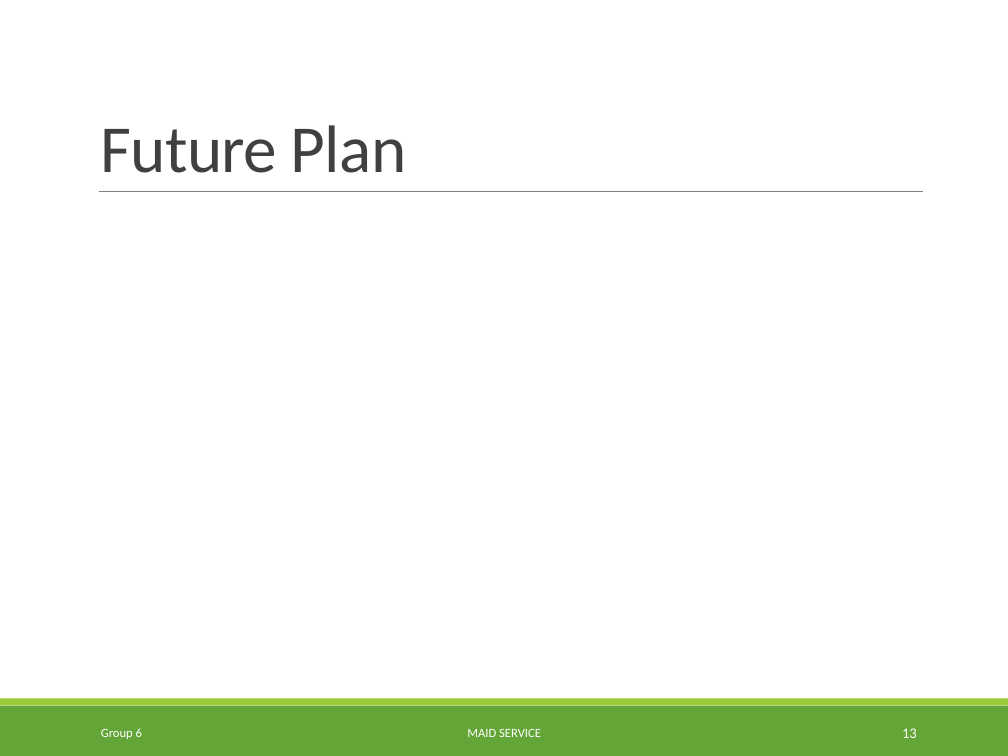
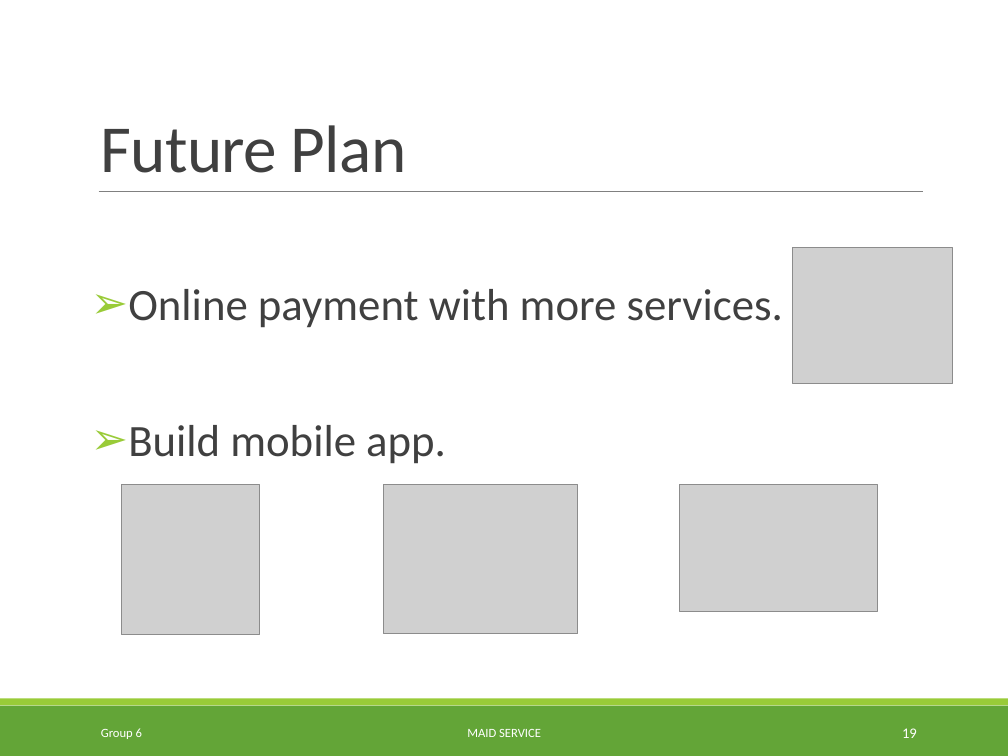
Before and after one commit to TuanBT/ms-website, a slide deck: slide 19 of 06.Personal Archives/02.TuyenMQ/MS_Slide.pptx (slide 13 before the commit). Drawn at 1008x756 pixels with LibreOffice and Linux fonts; fonts in the diff are those of the drawing; grey boxes stand for pictures. Boxes give left, top, right and bottom in pixels: in the first picture for what was removed or moved away, otherwise in the second. Text is boxed around its words. In the diff, an @@ line names an element or a change of style, - is before the commit and + after.

```diff
--- a/06.Personal Archives/02.TuyenMQ/MS_Slide.pptx
+++ b/06.Personal Archives/02.TuyenMQ/MS_Slide.pptx
@@ picture added at [793, 247, 953, 383] @@
@@ text added at [128, 289, 783, 464], 32 pt, text #404040 @@
+➢ Online payment with more services.
+➢ Build mobile app.
@@ picture added at [121, 484, 260, 634] @@
@@ picture added at [383, 484, 578, 634] @@
@@ picture added at [679, 484, 877, 611] @@
@@ page number at [902, 728, 917, 738]: text changed @@
-13
+19
```
Also in this commit, not shown: 10 other slides changed, 9 slides added, 2 slides removed.
